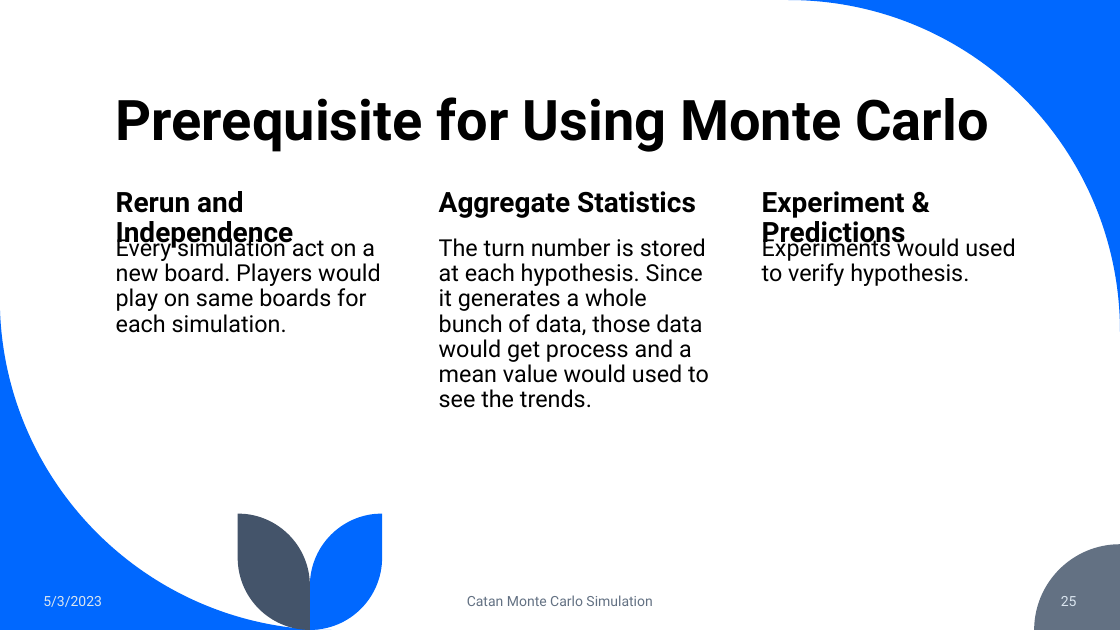
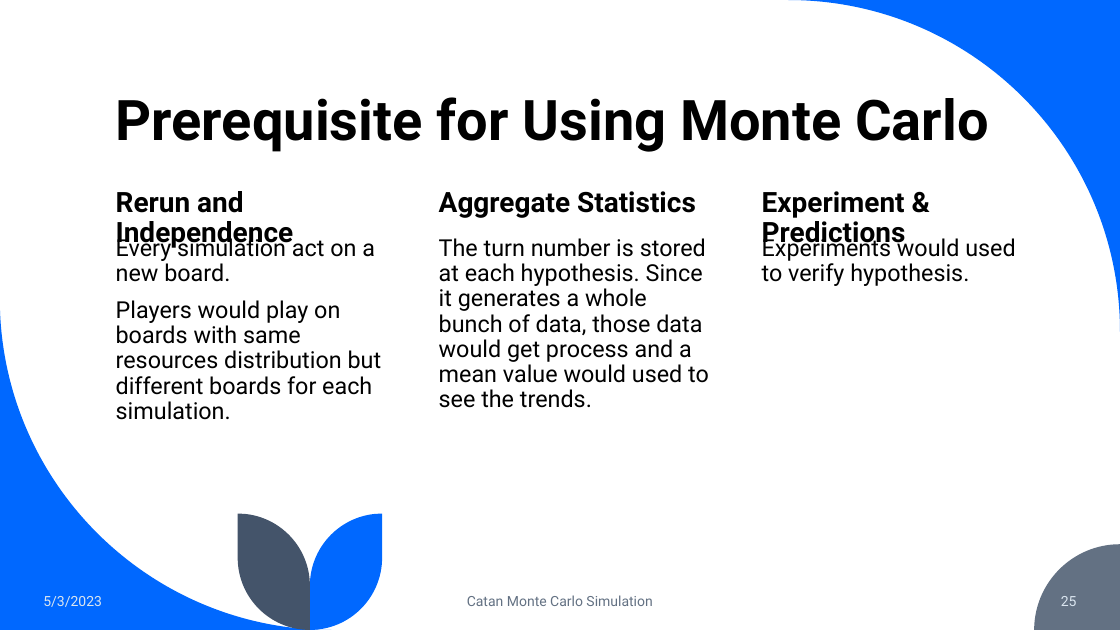
Before and after one commit to S1monXuan/2023Spr_projects_catan_simulation, a slide deck: slide 25 of Monte_Carlo_Simulation_597.pptx. Drawn at 1120x630 pixels with LibreOffice and Linux fonts; fonts in the diff are those of the drawing. Boxes give left, top, right and bottom in pixels: in the first picture for what was removed or moved away, otherwise in the second. Text is boxed around its words. In the diff, an @@ line names an element or a change of style, - is before the commit and + after.

```diff
--- a/Monte_Carlo_Simulation_597.pptx
+++ b/Monte_Carlo_Simulation_597.pptx
@@ text at (116, 235, 382, 420): text changed @@
-Every simulation act on a new board. Players would play on same boards for each simulation.
+Every simulation act on a new board.
+Players would play on boards with same resources distribution but different boards for each simulation.
```
Also in this commit, not shown: 4 other slides changed.
